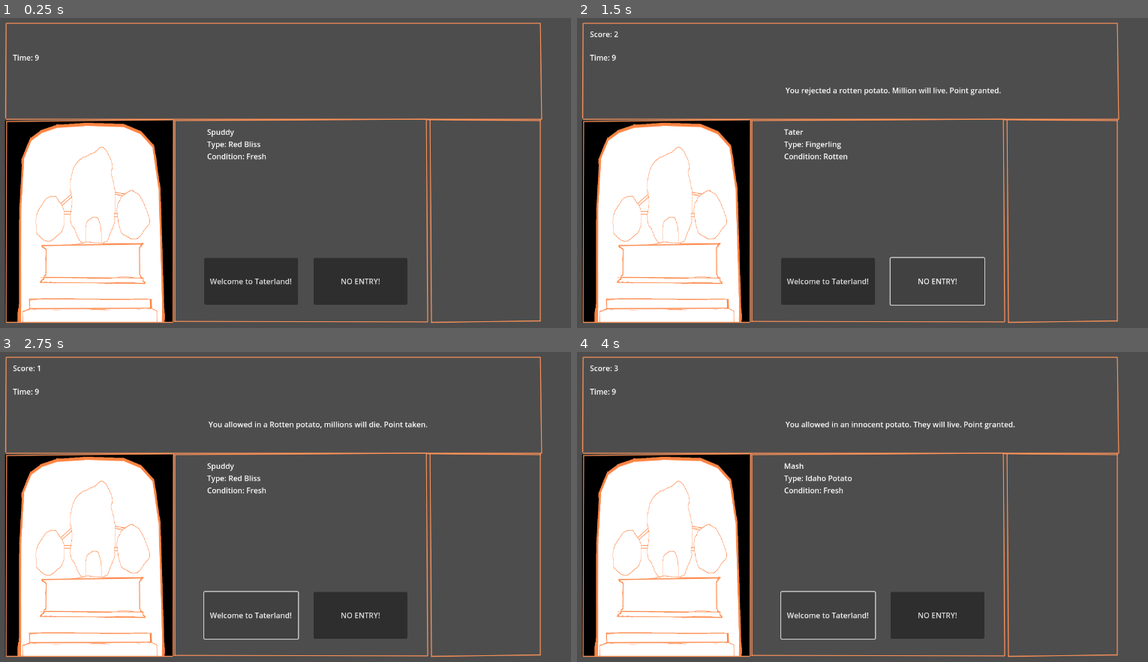
Above: before the commit, frames 1-4 (two rows, left to right).
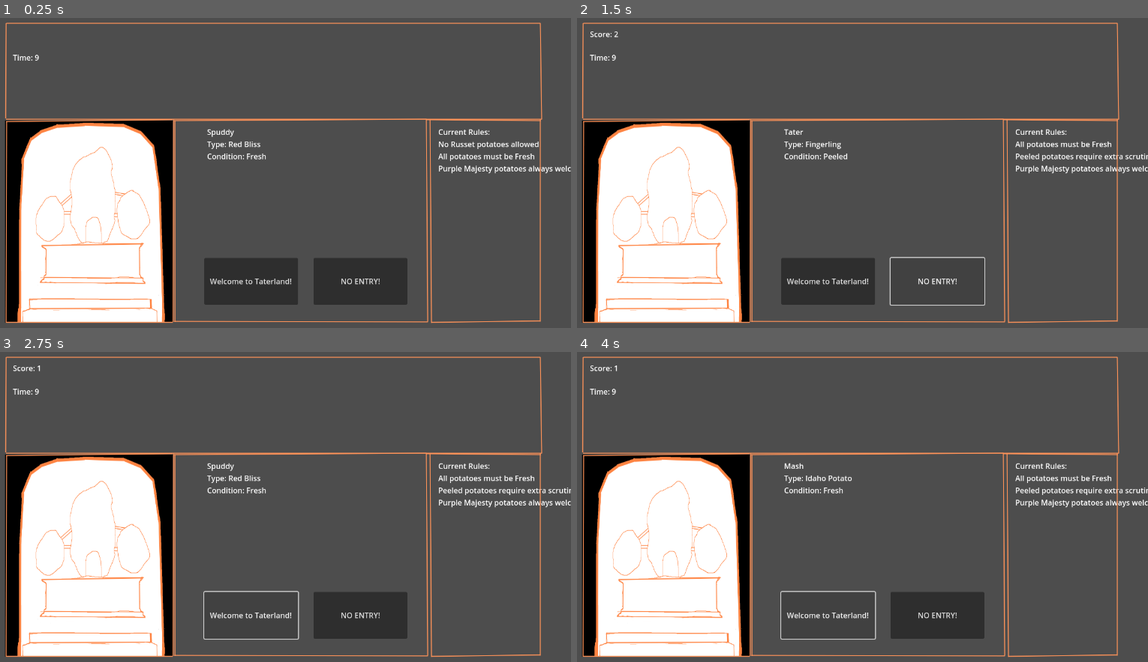
Above: after the commit, the same moments.

Repository: Lost-Rabbit-Digital/SpudCustoms
Game: Godot game, scene res://mainGame.tscn
The game is run twice, just before and just after one commit, with the same random seed, the same clock (stepped at 60 frames per second) and the same inputs.
Inputs:
- Up to frame 1 (0.25 s): no input
- Up to frame 2 (1.5 s): click "Welcome to Taterland!" at 0.5 s; click "NO ENTRY!" at 1.25 s
- Up to frame 3 (2.75 s): click "Welcome to Taterland!" at 2 s
- Up to frame 4 (4 s): click "Welcome to Taterland!" at 2.75 s; tap Enter at 3.5 s

The runs differ from the first frame. In frame 1, 0.7% of the frame differs, in the area x 76-100%, y 35-51%; in frame 2, 1.1%; in frame 3, 1.1%; in frame 4, 1.1%, in the area x 6-100%, y 4-51%.

Commit message:
Adding in rule processing functions and new rules

Diff:
--- a/mainGame.gd
+++ b/mainGame.gd
@@ -4,9 +4,38 @@
 var current_potato
 var score = 0
 var time_left = 10  # seconds per decision
+var current_rules = []
+
+func generate_rules():
+	current_rules = [
+		"No Russet potatoes allowed",
+		"All potatoes must be Fresh",
+		"Purple Majesty potatoes always welcome",
+		"Peeled potatoes require extra scrutiny"
+	]
+	# Randomly select 2-3 rules
+	current_rules.shuffle()
+	current_rules = current_rules.slice(0, randi() % 2 + 2)
+	update_rules_display()
+
+func update_rules_display():
+	$"Label (RulesLabel)".text = "Current Rules:\n" + "\n".join(current_rules)
+
+func is_potato_valid(potato):
+	for rule in current_rules:
+		if rule == "No Russet potatoes allowed" and potato.type == "Russet":
+			return false
+		elif rule == "All potatoes must be Fresh" and potato.condition != "Fresh":
+			return false
+		elif rule == "Peeled potatoes BANNED today!" and potato.condition == "Peeled":
+			return false
+		elif rule == "Purple Majesty always welcome" and potato.type == "Purple Majesty":
+			return true
+	return true
 
 func _ready():
 	new_potato()
+	generate_rules()
 
 func _process(delta):
 	$"Label (TimeLabel)".text = "Time: " + str(int($Timer.time_left))
@@ -36,8 +65,9 @@
 
 func get_random_condition():
 	var conditions = ["Fresh", "Slightly Sprouted", "Extra Eyes", "Peeled", "Rotten", "Sprouted", "Mashed", "Baked", "Fried", "Boiled", "Dehydrated", "Frozen"]
-	conditions = ["Fresh", "Slightly Sprouted", "Rotten"]
+	conditions = ["Fresh", "Slightly Sprouted", "Rotten", "Peeled"]
 	return conditions[randi() % conditions.size()]
+
 
 func _on_button_welcome_button_pressed() -> void:
 	process_decision(true)
@@ -45,29 +75,16 @@
 func _on_button_no_entry_button_pressed() -> void:
 	process_decision(false)
 
-func process_decision(decision):
-	# Here you would implement the logic to determine if the decision was correct
-	# For now, let's just add a point if we allow entry
-	print(decision)
-
-	if not decision and "Rotten" in current_potato.condition:
+func process_decision(allowed):
+	var correct_decision = is_potato_valid(current_potato)
+	if (allowed and correct_decision) or (!allowed and !correct_decision):
 		score += 1
-		$"Label (JudgementInfo)".text = "You rejected a rotten potato. Million will live. Point granted."
-
-	if decision and not "Rotten" in current_potato.condition:
-		score += 1
-		$"Label (JudgementInfo)".text = "You allowed in an innocent potato. They will live. Point granted."
-
-	if decision and "Rotten" in current_potato.condition:
+	else:
 		score -= 1
-		$"Label (JudgementInfo)".text = "You allowed in a Rotten potato, millions will die. Point taken."
-
-	if not decision and not "Rotten" in current_potato.condition:
-		score -= 1
-		$"Label (JudgementInfo)".text = "You rejected an innocent potato. They will die. Point taken."
-
 	$"Label (ScoreLabel)".text = "Score: " + str(score)
 	new_potato()
+	if randi() % 5 == 0:  # 20% chance to change rules
+		generate_rules()
 
 func _on_timer_timeout():
 	# Player ran out of time, count as wrong decision
--- a/mainGame.tscn
+++ b/mainGame.tscn
@@ -32,6 +32,12 @@
 offset_right = 290.0
 offset_bottom = 100.0
 
+[node name="Label (RulesLabel)" type="Label" parent="."]
+offset_left = 997.0
+offset_top = 259.0
+offset_right = 1197.0
+offset_bottom = 639.0
+
 [node name="Label (TimeLabel)" type="Label" parent="."]
 offset_left = 90.0
 offset_top = 100.0
